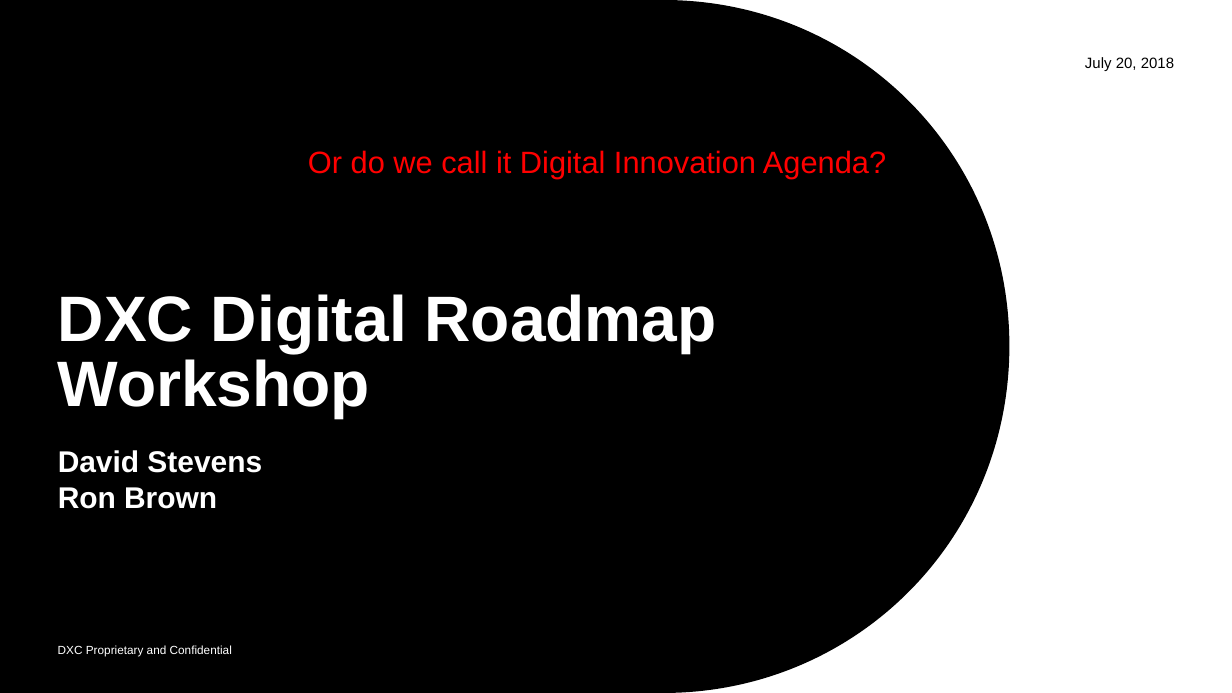
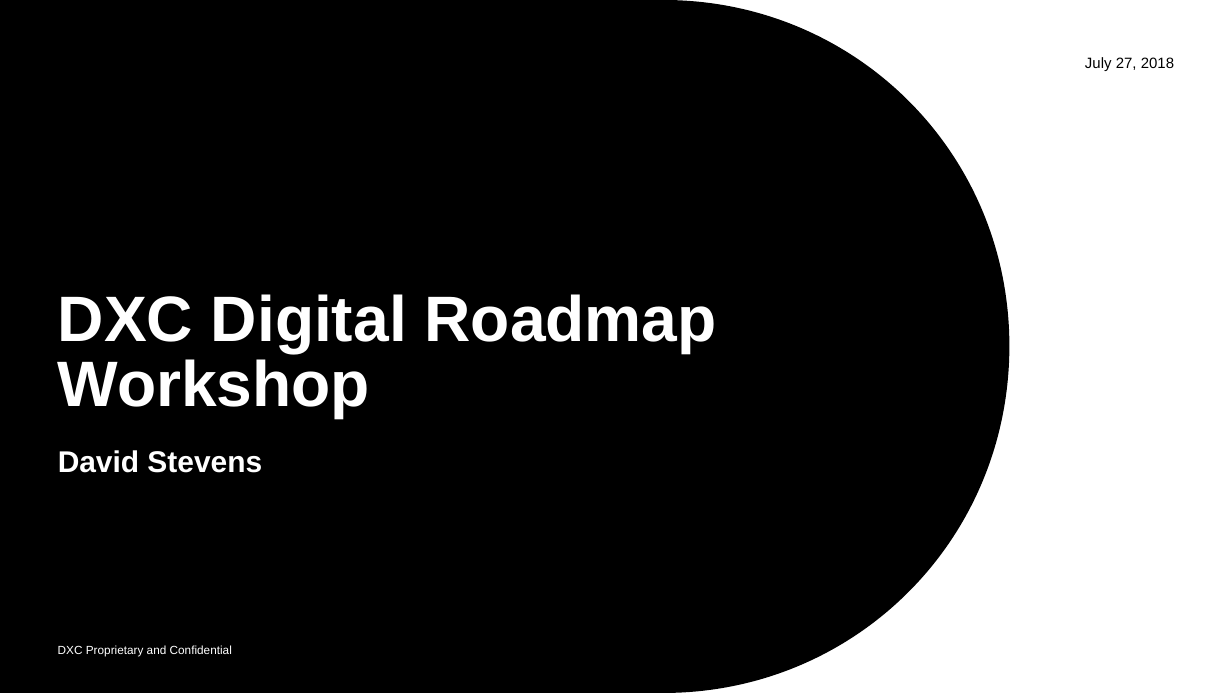
Before and after one commit to EnglishSid/DigitalExplorerDevNotes, a slide deck: slide 1 of Platform/EventsInstance/DXC Digital Roadmaps.pptx. Drawn at 1232x693 pixels with LibreOffice and Linux fonts; fonts in the diff are those of the drawing; background and template pictures are left out. Boxes give left, top, right and bottom in pixels: in the first picture for what was removed or moved away, otherwise in the second. Text is boxed around its words. In the diff, an @@ line names an element or a change of style, - is before the commit and + after.

```diff
--- a/Platform/EventsInstance/DXC Digital Roadmaps.pptx
+++ b/Platform/EventsInstance/DXC Digital Roadmaps.pptx
@@ text at [1085, 57, 1174, 71]: text changed @@
-July 20, 2018
+July 27, 2018
@@ text removed at [308, 150, 886, 179] @@
-Or do we call it Digital Innovation Agenda?
@@ subtitle at [58, 487, 217, 509]: paragraph removed @@
-Ron Brown
```
Also in this commit, not shown: 6 other slides changed, 1 slide added, 13 other files.
